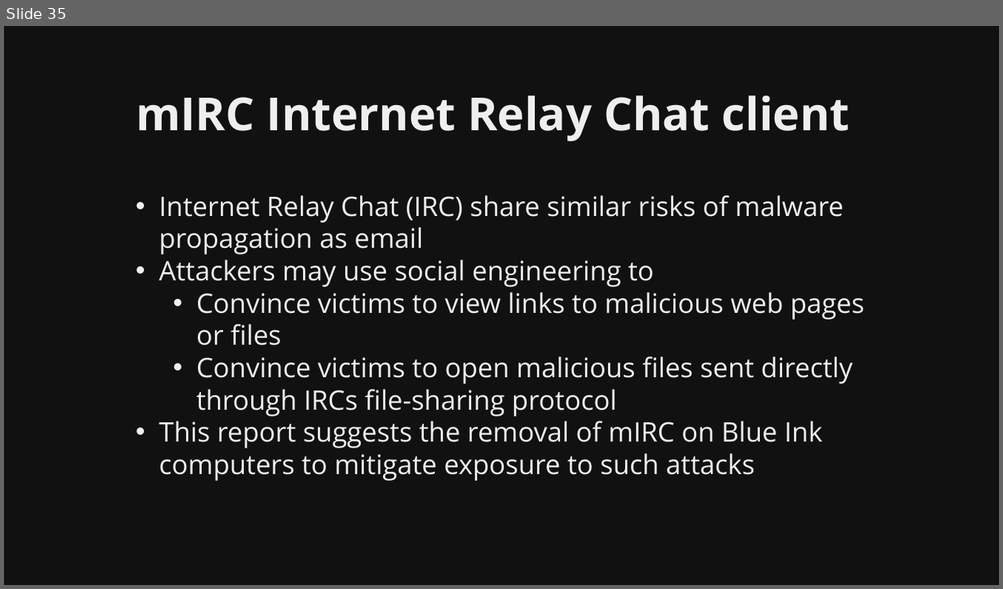
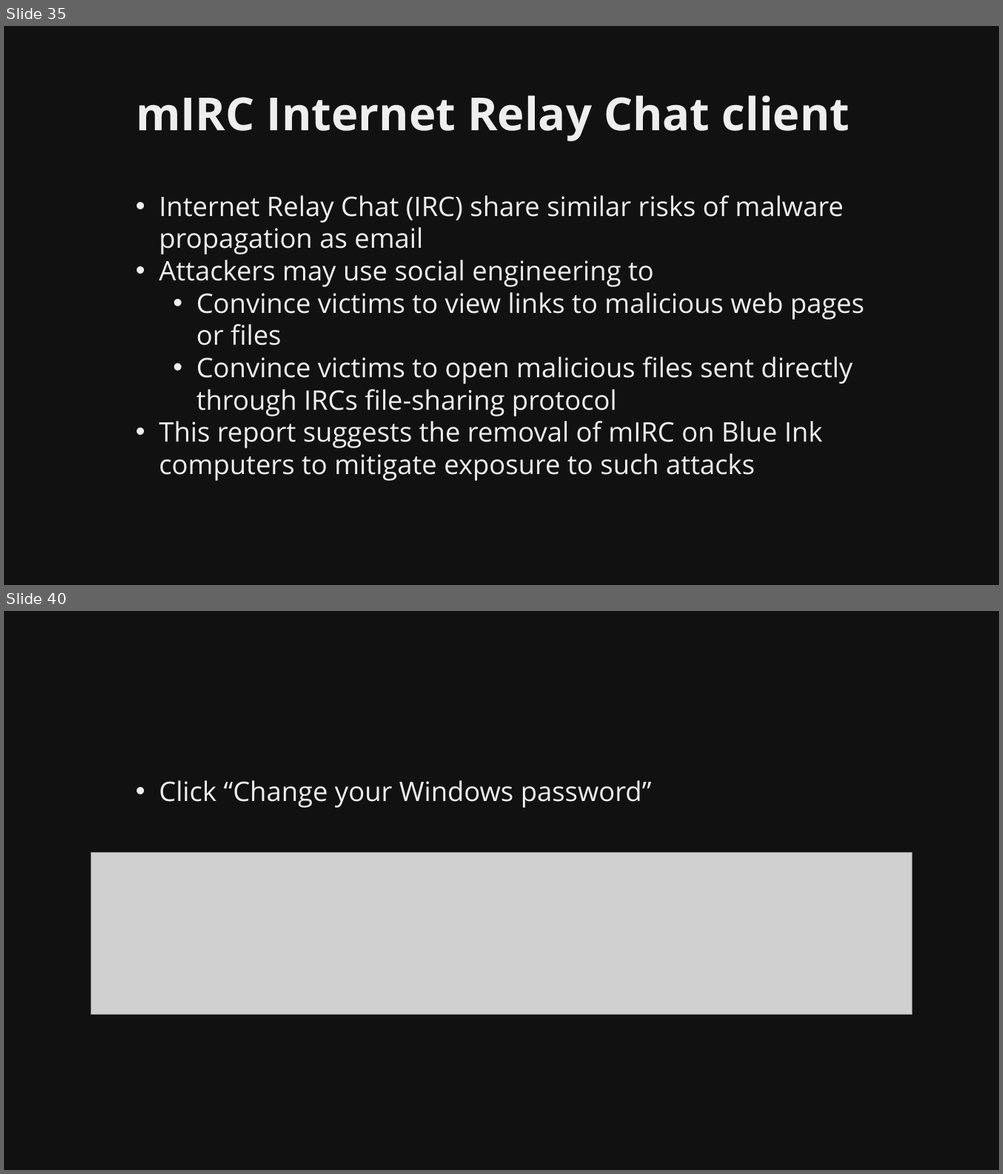
Before and after one commit to martymcflywa/ecu, a slide deck: year_1/sem_2/CSI1101_computer_security/0b_assignment_2_[22MAY15_0900]/dev/CSI1101_PONCE_A2_v01.pptx. Shown one above the other, each under a label of ours: slide 35 before the commit, slides 35 and 40 after it; the slides between them are not shown. The pictures are 1003x589 and 1003x1174 pixels, drawn with LibreOffice and Linux fonts; fonts in the diff are those of the drawing; grey boxes stand for pictures. Boxes give left, top, right and bottom in pixels: in the first picture for what was removed or moved away, otherwise in the second. Text is boxed around its words. In the diff, an @@ line names an element or a change of style, - is before the commit and + after.

Commit message:
CSI1101 A2: finished password protection, todo choosing password

```diff
--- a/year_1/sem_2/CSI1101_computer_security/0b_assignment_2_[22MAY15_0900]/dev/CSI1101_PONCE_A2_v01.pptx
+++ b/year_1/sem_2/CSI1101_computer_security/0b_assignment_2_[22MAY15_0900]/dev/CSI1101_PONCE_A2_v01.pptx
@@ slide 40 added at box(4, 611, 999, 1170), background #111111 @@
@@ text added at box(159, 780, 652, 808), 26 pt, text #EEEEEE @@
+• Click “Change your Windows password”
@@ picture added at box(91, 853, 912, 1014) @@
```
Also in this commit, not shown: 2 slides changed, 12 other slides added, 8 other files.
